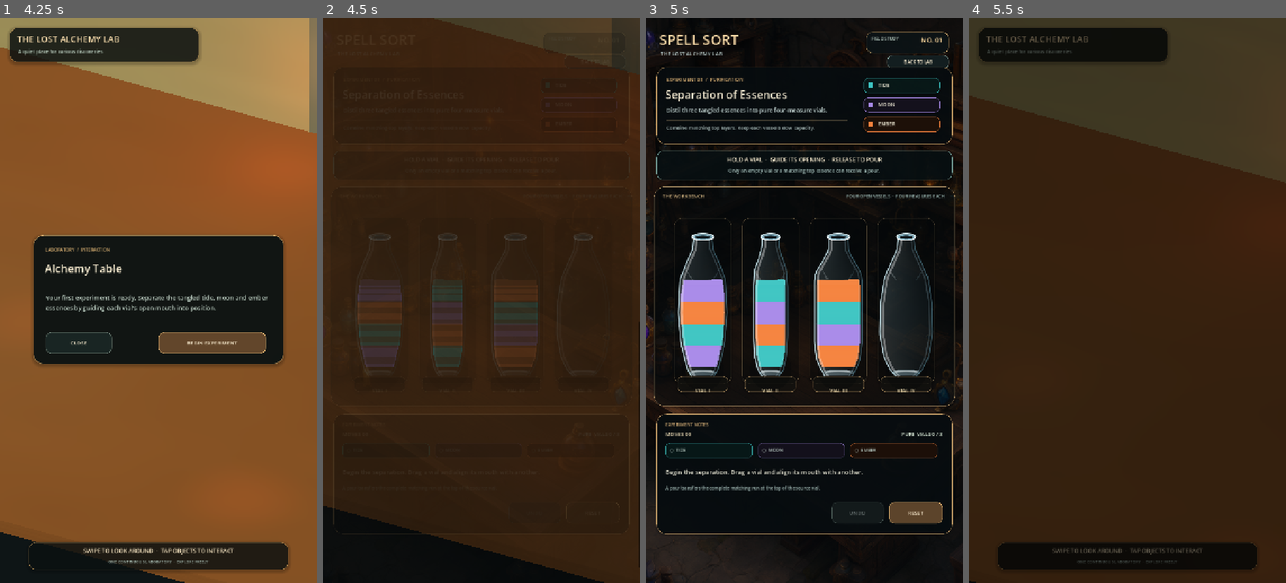
Above: before the commit, frames 1-4 (left to right).
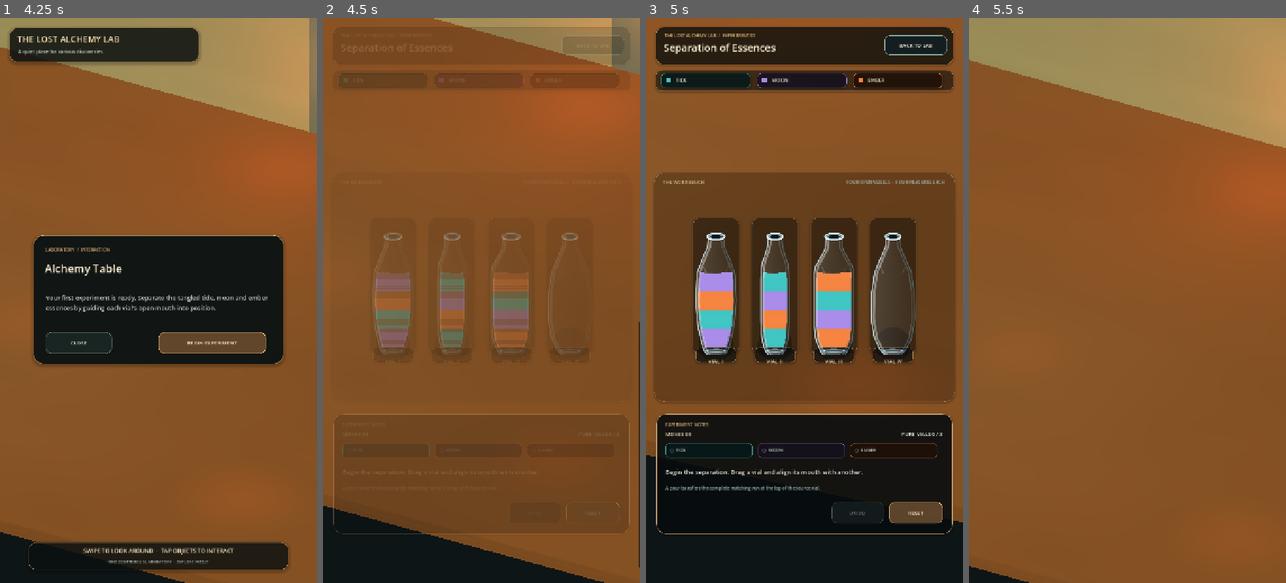
Above: after the commit, the same moments.

Repository: Kryodo/spell-sort-game
Game: Godot game, scene res://scenes/lab_room_prototype.tscn
The game is run twice, just before and just after one commit, with the same random seed, the same clock (stepped at 60 frames per second) and the same inputs.
Inputs (mouse positions are in pixels of both pictures, inside the frame that each line leads up to):
- Up to frame 1 (4.25 s): move the mouse to (228, 272) at 0.52 s; click (228, 272) at 0.67 s; tap Enter at 1.25, 2.75 s; drag from (95, 328) to (142, 413) at 1.27 s; tap Space at 2, 3.5 s; move the mouse to (190, 176) at 2.02 s; click (190, 176) at 2.17 s; drag from (142, 413) to (63, 215) at 2.77 s; move the mouse to (253, 385) at 3.52 s; click (253, 385) at 3.67 s
- Up to frame 2 (4.5 s): click "BEGIN EXPERIMENT" at 4.25 s
- Up to frame 3 (5 s): no input
- Up to frame 4 (5.5 s): click "BACK TO LAB" at 5 s

Frame 1 is identical in both runs. In frame 2, 94% of the frame differs, in the area x 0-100%, y 0-100%; in frame 3, 67%; in frame 4, 100%.

Commit message:
Present the 2D vial puzzle on the 3D workbench

Diff:
--- a/scripts/alchemy_interaction_test.gd
+++ b/scripts/alchemy_interaction_test.gd
@@ -1,4 +1,8 @@
 extends Control
+
+signal return_to_hub_requested
+
+@export var in_world_presentation := false
 
 const BottleScript = preload("res://scripts/alchemy_bottle.gd")
 const BACKGROUND_PATH := "res://assets/environments/laboratory_background.png"
@@ -63,18 +67,30 @@
 var _stream_drops: Array[Polygon2D] = []
 var _splash_ring: Line2D
 var _transition_overlay: ColorRect
+var _bottle_size := BOTTLE_SIZE
+var _bottle_gap := BOTTLE_GAP
+var _bottle_row_y := BOTTLE_ROW_Y
 
 
 func _ready() -> void:
 	mouse_filter = Control.MOUSE_FILTER_STOP
+	if in_world_presentation:
+		_bottle_size = Vector2(116.0, 365.0)
+		_bottle_gap = 18.0
+		_bottle_row_y = 422.0
 	_build_interface()
 	_build_bottles()
 	_build_stream_layers()
 	_reset_test()
-	_build_transition_overlay()
+	if not in_world_presentation:
+		_build_transition_overlay()
 
 
 func _build_interface() -> void:
+	if in_world_presentation:
+		_build_in_world_interface()
+		return
+
 	var background := TextureRect.new()
 	background.set_anchors_and_offsets_preset(Control.PRESET_FULL_RECT)
 	background.texture = load(BACKGROUND_PATH)
@@ -92,6 +108,47 @@
 	_build_header()
 	_build_experiment_card()
 	_build_instruction_bar()
+	_build_workbench()
+	_build_status_panel()
+	_build_completion_panel()
+
+
+func _build_in_world_interface() -> void:
+	var header := _make_panel(
+		Rect2(22.0, 20.0, 676.0, 86.0),
+		Color(0.035, 0.052, 0.048, 0.72),
+		Color(0.78, 0.61, 0.36, 0.58),
+		18
+	)
+	add_child(header)
+
+	var kicker := _make_label("THE LOST ALCHEMY LAB  /  EXPERIMENT 01", 10, Color(0.84, 0.68, 0.45, 1.0))
+	kicker.position = Vector2(20.0, 9.0)
+	kicker.size = Vector2(390.0, 18.0)
+	header.add_child(kicker)
+
+	var heading := _make_label("Separation of Essences", 23, Color(0.98, 0.93, 0.82, 1.0))
+	heading.position = Vector2(18.0, 29.0)
+	heading.size = Vector2(390.0, 36.0)
+	header.add_child(heading)
+
+	var back_button := _make_action_button("BACK TO LAB", false)
+	back_button.position = Vector2(520.0, 19.0)
+	back_button.size = Vector2(142.0, 45.0)
+	back_button.pressed.connect(_return_to_lab)
+	header.add_child(back_button)
+
+	var essence_bar := _make_panel(
+		Rect2(22.0, 118.0, 676.0, 48.0),
+		Color(0.035, 0.052, 0.048, 0.50),
+		Color(0.70, 0.60, 0.43, 0.32),
+		14
+	)
+	add_child(essence_bar)
+	_add_essence_reference_chip(essence_bar, Rect2(12.0, 7.0, 204.0, 34.0), "TIDE", PALETTE["tide"])
+	_add_essence_reference_chip(essence_bar, Rect2(230.0, 7.0, 204.0, 34.0), "MOON", PALETTE["moon"])
+	_add_essence_reference_chip(essence_bar, Rect2(448.0, 7.0, 204.0, 34.0), "EMBER", PALETTE["ember"])
+
 	_build_workbench()
 	_build_status_panel()
 	_build_completion_panel()
@@ -233,12 +290,10 @@
 
 
 func _build_workbench() -> void:
-	var bench := _make_panel(
-		Rect2(18.0, 382.0, 684.0, 498.0),
-		Color(0.025, 0.040, 0.047, 0.62),
-		Color(0.72, 0.60, 0.42, 0.50),
-		24
-	)
+	var bench_background := Color(0.025, 0.040, 0.047, 0.62) if not in_world_presentation else Color(0.10, 0.065, 0.038, 0.10)
+	var bench_border := Color(0.72, 0.60, 0.42, 0.50) if not in_world_presentation else Color(0.82, 0.67, 0.43, 0.20)
+	var bench_rect := Rect2(18.0, 382.0, 684.0, 498.0) if not in_world_presentation else Rect2(18.0, 350.0, 684.0, 520.0)
+	var bench := _make_panel(bench_rect, bench_background, bench_border, 24)
 	add_child(bench)
 
 	var bench_label := _make_label("THE WORKBENCH", 11, Color(0.84, 0.72, 0.52, 0.96))
@@ -254,9 +309,10 @@
 
 
 func _build_status_panel() -> void:
+	var status_background := Color(0.026, 0.047, 0.059, 0.94) if not in_world_presentation else Color(0.026, 0.047, 0.059, 0.86)
 	var panel := _make_panel(
 		Rect2(24.0, 897.0, 672.0, 272.0),
-		Color(0.026, 0.047, 0.059, 0.94),
+		status_background,
 		Color(0.76, 0.61, 0.40, 0.73),
 		20
 	)
@@ -361,14 +417,14 @@
 
 
 func _build_bottles() -> void:
-	var total_width: float = BOTTLE_SIZE.x * 4.0 + BOTTLE_GAP * 3.0
+	var total_width: float = _bottle_size.x * 4.0 + _bottle_gap * 3.0
 	var start_x: float = (720.0 - total_width) * 0.5
 	var labels: Array[String] = ["VIAL I", "VIAL II", "VIAL III", "VIAL IV"]
 
 	for index in range(4):
-		var slot_position := Vector2(start_x + float(index) * (BOTTLE_SIZE.x + BOTTLE_GAP), BOTTLE_ROW_Y)
+		var slot_position := Vector2(start_x + float(index) * (_bottle_size.x + _bottle_gap), _bottle_row_y)
 		var slot := _make_panel(
-			Rect2(slot_position.x + 5.0, slot_position.y + 30.0, BOTTLE_SIZE.x - 10.0, 376.0),
+			Rect2(slot_position.x + 5.0, slot_position.y + 30.0, _bottle_size.x - 10.0, _bottle_size.y - 54.0),
 			Color(0.020, 0.037, 0.044, 0.30),
 			Color(0.77, 0.66, 0.47, 0.20),
 			17
@@ -376,7 +432,7 @@
 		add_child(slot)
 
 		var pedestal := _make_panel(
-			Rect2(slot_position.x + 12.0, slot_position.y + 389.0, BOTTLE_SIZE.x - 24.0, 35.0),
+			Rect2(slot_position.x + 12.0, slot_position.y + _bottle_size.y - 41.0, _bottle_size.x - 24.0, 35.0),
 			Color(0.075, 0.073, 0.060, 0.70),
 			Color(0.75, 0.61, 0.41, 0.30),
 			10
@@ -385,7 +441,7 @@
 
 		var vial = BottleScript.new()
 		vial.position = slot_position
-		vial.size = BOTTLE_SIZE
+		vial.size = _bottle_size
 		vial.z_index = 2
 		vial.setup(index, labels[index], index, PALETTE, INITIAL_CONTENTS[index])
 		add_child(vial)
@@ -1016,6 +1072,9 @@
 func _return_to_lab() -> void:
 	if _is_animating:
 		return
+	if in_world_presentation:
+		return_to_hub_requested.emit()
+		return
 	await _transition_to_scene("res://scenes/lab_room_prototype.tscn")
 
 
